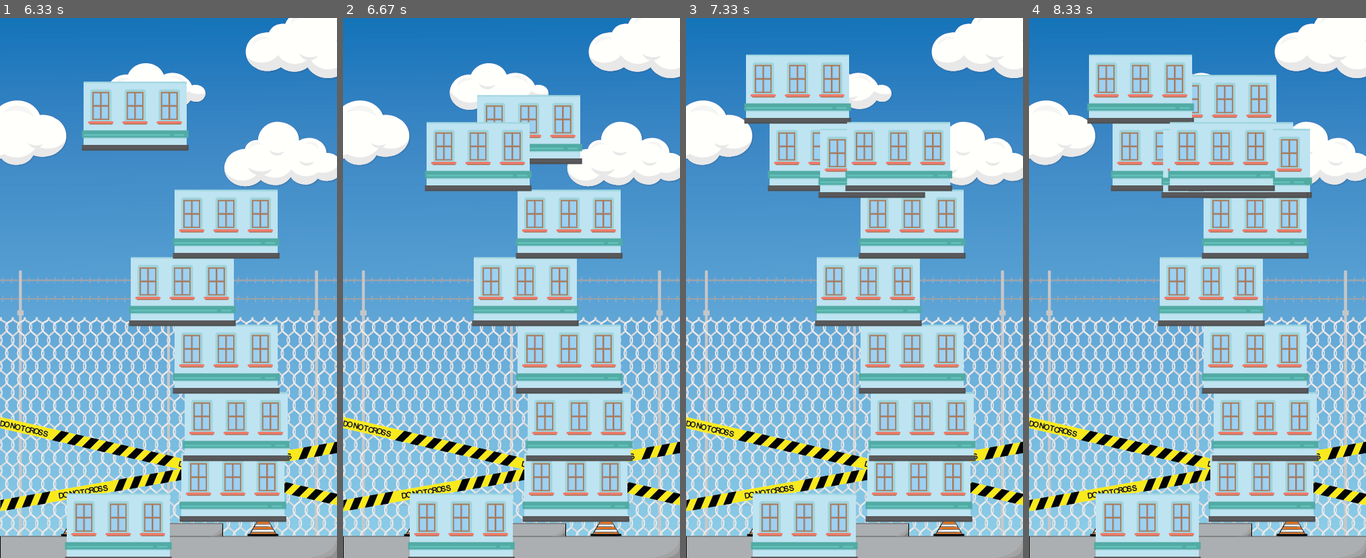
Above: before the commit, frames 1-4 (left to right).
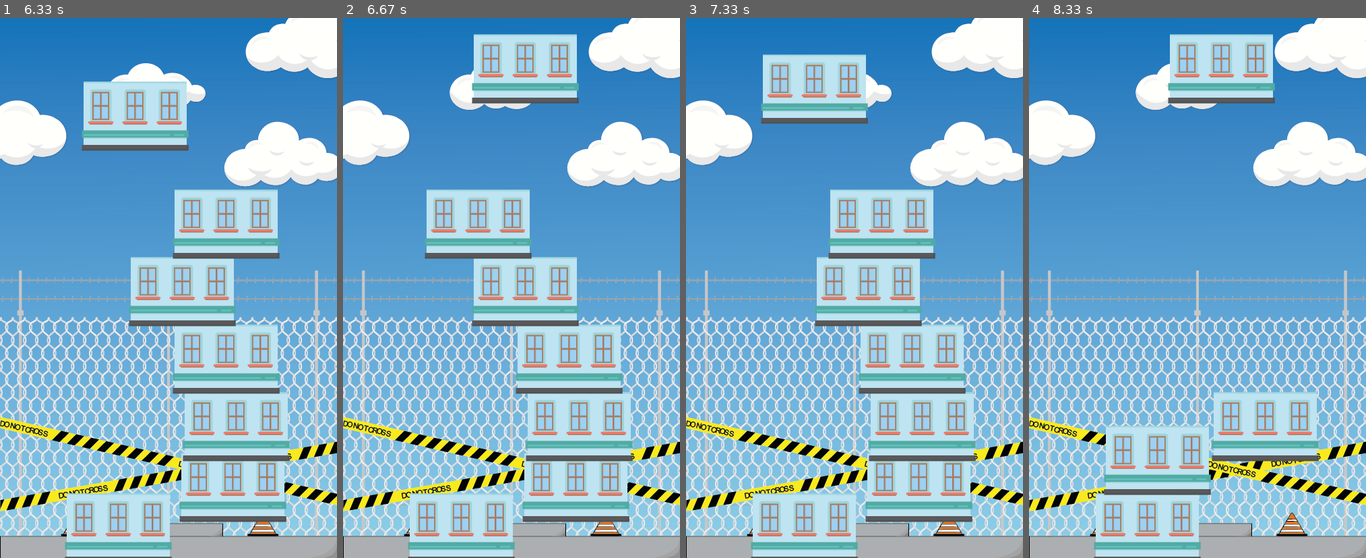
Above: after the commit, the same moments.

Repository: Andabero5/tower-pygame
Game: pygame game, started from logic/game.py
Same seed, same stepped clock (60 frames per second), same inputs: the game is played once before the commit and once after it.
Inputs:
- Up to frame 1 (6.33 s): tap Space at 0.33, 0.73, 1.03, 1.23, 1.57, 1.87, 2.07, 2.37, 2.63, 2.97, 3.27, 3.4, 3.8, 4.1, 4.47, 4.87, 5.17, 5.37, 5.67, 5.87, 6.2 s
- Up to frame 2 (6.67 s): tap Space at 6.5 s
- Up to frame 3 (7.33 s): tap Space at 6.7, 7, 7.27 s
- Up to frame 4 (8.33 s): tap Space at 7.6, 7.9, 8.03 s

Frame 1 is identical in both runs. In frame 2, 17% of the frame differs, in the area x 24-83%, y 3-45%; in frame 3, 13%; in frame 4, 34%, in the area x 17-85%, y 3-94%.

Commit message:
collide corrections

Diff:
--- a/logic/floor.py
+++ b/logic/floor.py
@@ -25,9 +25,10 @@
         elif action == 1:
             list = pygame.sprite.spritecollide(self, group, False)
             if list:
-                print(list)
                 self.speed[1] = 0
-                if self.rect.centerx >= list[0].rect.centerx+75:
+                if self.rect.centerx >= list[0].rect.centerx+80 or self.rect.centerx <= list[0].rect.centerx-80:
+                    list[0].kill()
+                    self.remove()
                     self.speed[1] = 10
 
         self.rect.move_ip(self.speed)
